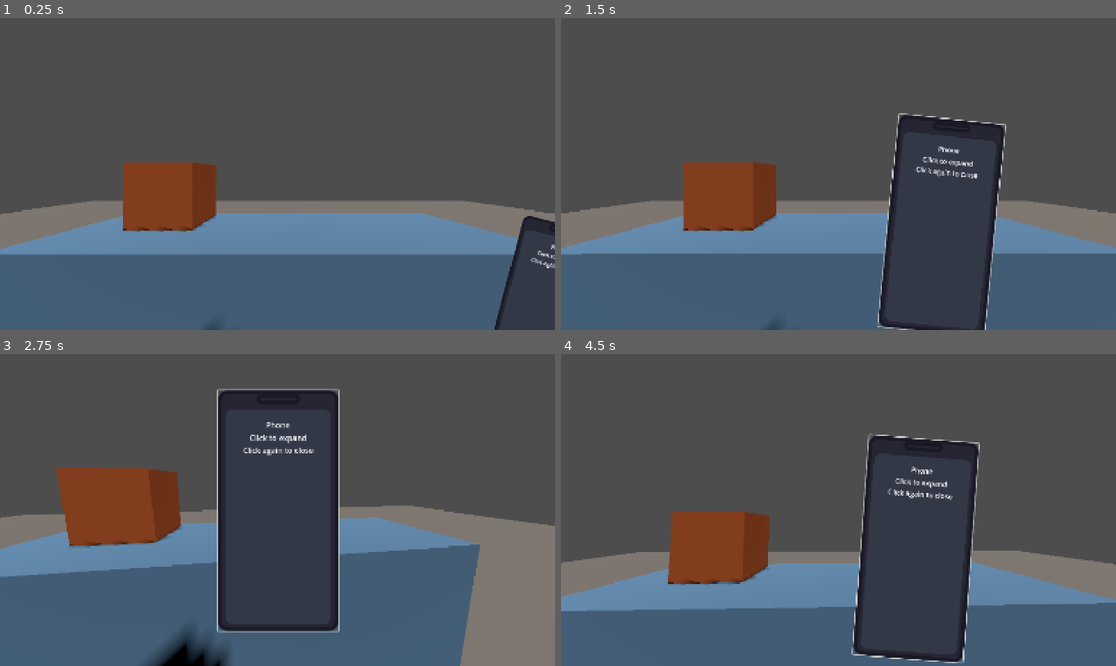
Above: before the commit, frames 1-4 (two rows, left to right).
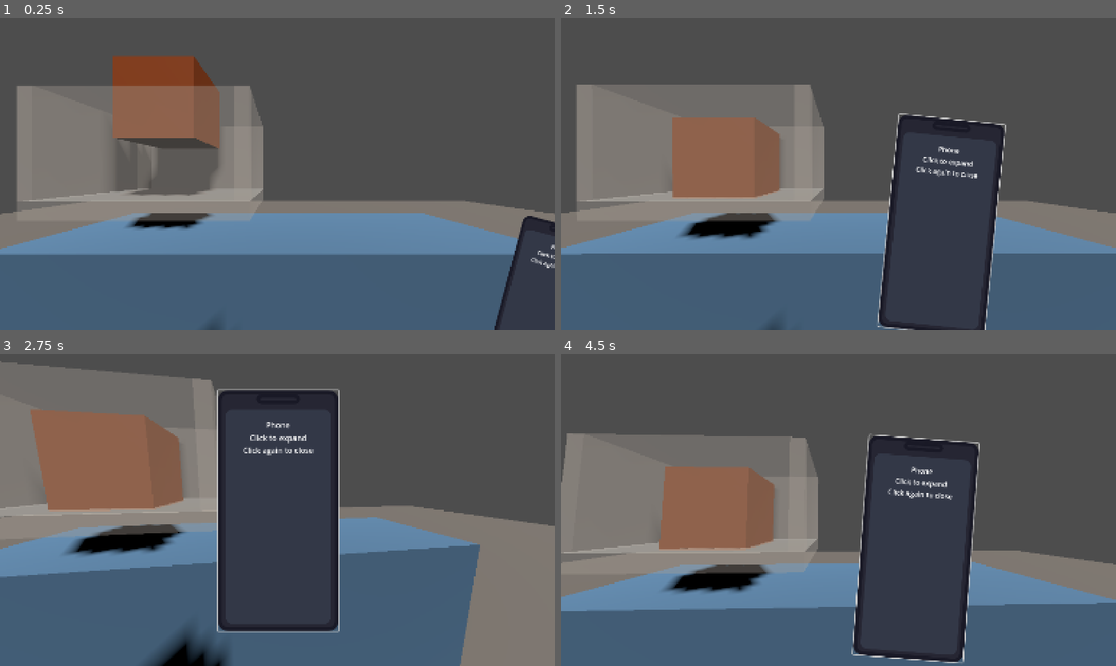
Above: after the commit, the same moments.

Repository: Filkspline/LastShift
Game: Godot game, scene res://scenes/testmain.tscn
The game is run twice, just before and just after one commit, with the same random seed, the same clock (stepped at 60 frames per second) and the same inputs.
Inputs (mouse positions are in pixels of both pictures, inside the frame that each line leads up to):
- Up to frame 1 (0.25 s): no input
- Up to frame 2 (1.5 s): click (1104, 305) at 0.5 s; click (838, 174) at 1.25 s
- Up to frame 3 (2.75 s): click (543, 641) at 2 s
- Up to frame 4 (4.5 s): tap Enter at 2.75, 3.5, 4.25 s; move the mouse to (960, 494) at 2.77 s; click (960, 494) at 2.92 s; drag from (727, 525) to (810, 572) at 3.52 s; move the mouse to (894, 441) at 4.27 s; click (894, 441) at 4.42 s

The runs differ from the first frame. In frame 1, 18% of the frame differs, in the area x 3-48%, y 12-69%; in frame 2, 19%; in frame 3, 20%, in the area x 0-40%, y 2-65%; in frame 4, 20%.

Commit message:
added the basket and made the box rotate correctly

Diff:
--- /dev/null
+++ b/last-shift-ver-1/scenes/grocery_basket.tscn
@@ -0,0 +1,69 @@
+[gd_scene load_steps=7 format=3 uid="uid://bawe2n6bmgohk"]
+
+[sub_resource type="BoxMesh" id="BoxMesh_base"]
+size = Vector3(1.2, 0.1, 0.9)
+
+[sub_resource type="StandardMaterial3D" id="StandardMaterial3D_efrvw"]
+transparency = 1
+albedo_color = Color(1, 1, 1, 0.39215687)
+
+[sub_resource type="BoxMesh" id="BoxMesh_side"]
+size = Vector3(0.08, 0.6, 0.9)
+
+[sub_resource type="BoxMesh" id="BoxMesh_front_back"]
+size = Vector3(1.2, 0.6, 0.08)
+
+[sub_resource type="BoxShape3D" id="BoxShape3D_base"]
+size = Vector3(1.2, 0.1, 0.9)
+
+[sub_resource type="BoxShape3D" id="BoxShape3D_walls"]
+size = Vector3(0.08, 0.6, 0.9)
+
+[node name="GroceryBasket" type="StaticBody3D"]
+collision_layer = 2
+collision_mask = 0
+
+[node name="BasketMesh" type="Node3D" parent="."]
+
+[node name="Base" type="MeshInstance3D" parent="BasketMesh"]
+mesh = SubResource("BoxMesh_base")
+surface_material_override/0 = SubResource("StandardMaterial3D_efrvw")
+
+[node name="LeftSide" type="MeshInstance3D" parent="BasketMesh"]
+transform = Transform3D(1, 0, 0, 0, 1, 0, 0, 0, 1, -0.56, 0.35, 0)
+mesh = SubResource("BoxMesh_side")
+surface_material_override/0 = SubResource("StandardMaterial3D_efrvw")
+
+[node name="RightSide" type="MeshInstance3D" parent="BasketMesh"]
+transform = Transform3D(1, 0, 0, 0, 1, 0, 0, 0, 1, 0.56, 0.35, 0)
+mesh = SubResource("BoxMesh_side")
+surface_material_override/0 = SubResource("StandardMaterial3D_efrvw")
+
+[node name="FrontSide" type="MeshInstance3D" parent="BasketMesh"]
+transform = Transform3D(1, 0, 0, 0, 1, 0, 0, 0, 1, 0, 0.35, 0.41)
+mesh = SubResource("BoxMesh_front_back")
+surface_material_override/0 = SubResource("StandardMaterial3D_efrvw")
+
+[node name="BackSide" type="MeshInstance3D" parent="BasketMesh"]
+transform = Transform3D(1, 0, 0, 0, 1, 0, 0, 0, 1, 0, 0.35, -0.41)
+mesh = SubResource("BoxMesh_front_back")
+surface_material_override/0 = SubResource("StandardMaterial3D_efrvw")
+
+[node name="BaseCollision" type="CollisionShape3D" parent="."]
+shape = SubResource("BoxShape3D_base")
+
+[node name="LeftWallCollision" type="CollisionShape3D" parent="."]
+transform = Transform3D(1, 0, 0, 0, 1, 0, 0, 0, 1, -0.56, 0.35, 0)
+shape = SubResource("BoxShape3D_walls")
+
+[node name="RightWallCollision" type="CollisionShape3D" parent="."]
+transform = Transform3D(1, 0, 0, 0, 1, 0, 0, 0, 1, 0.56, 0.35, 0)
+shape = SubResource("BoxShape3D_walls")
+
+[node name="FrontWallCollision" type="CollisionShape3D" parent="."]
+transform = Transform3D(-4.371139e-08, 0, -1, 0, 1, 0, 1, 0, -4.371139e-08, 0, 0.35, 0.41)
+shape = SubResource("BoxShape3D_walls")
+
+[node name="BackWallCollision" type="CollisionShape3D" parent="."]
+transform = Transform3D(-4.371139e-08, 0, -1, 0, 1, 0, 1, 0, -4.371139e-08, 0, 0.35, -0.41)
+shape = SubResource("BoxShape3D_walls")
--- a/last-shift-ver-1/scenes/grocery_item.tscn
+++ b/last-shift-ver-1/scenes/grocery_item.tscn
@@ -13,13 +13,13 @@
 roughness = 0.7
 
 [node name="GroceryItem" type="RigidBody3D"]
+collision_layer = 13
+collision_mask = 71
 axis_lock_linear_z = true
 axis_lock_angular_x = true
 axis_lock_angular_y = true
-axis_lock_angular_z = true
 mass = 0.5
 gravity_scale = 2.0
-lock_rotation = true
 freeze_mode = 1
 script = ExtResource("1_tyffc")
 
--- a/last-shift-ver-1/scenes/testmain.tscn
+++ b/last-shift-ver-1/scenes/testmain.tscn
@@ -1,8 +1,9 @@
-[gd_scene load_steps=10 format=3 uid="uid://dlv8elkpu8sdj"]
+[gd_scene load_steps=11 format=3 uid="uid://dlv8elkpu8sdj"]
 
 [ext_resource type="Script" uid="uid://rk66aj3cs77e" path="res://scripts/camera_look.gd" id="1_camera"]
 [ext_resource type="PackedScene" uid="uid://cqht8mqfh4ojg" path="res://scenes/phone.tscn" id="2_u7vp4"]
 [ext_resource type="PackedScene" uid="uid://dga6olju0chdd" path="res://scenes/grocery_item.tscn" id="3_8cljg"]
+[ext_resource type="PackedScene" uid="uid://bawe2n6bmgohk" path="res://scenes/grocery_basket.tscn" id="4_mlspm"]
 
 [sub_resource type="PlaneMesh" id="PlaneMesh_1"]
 size = Vector2(20, 20)
@@ -71,4 +72,9 @@
 [node name="Phone" parent="." instance=ExtResource("2_u7vp4")]
 
 [node name="GroceryItem" parent="." instance=ExtResource("3_8cljg")]
-transform = Transform3D(1, 0, 0, 0, 1, 0, 0, 0, 1, -0.8679347, 1.4255445, -1.5892082)
+transform = Transform3D(1, 0, 0, 0, 1, 0, 0, 0, 1, -0.76905155, 2.4386106, -1.3911539)
+
+[node name="GroceryBasket" parent="." instance=ExtResource("4_mlspm")]
+transform = Transform3D(1, 0, 0, 0, 1, 0, 0, 0, 1, -0.7475903, 1.210836, -1.4079471)
+collision_layer = 3
+collision_mask = 3
--- a/last-shift-ver-1/scripts/grocery_item.gd
+++ b/last-shift-ver-1/scripts/grocery_item.gd
@@ -5,6 +5,7 @@
 @export var drag_strength: float = 6.0   # How strongly item follows mouse
 @export var line_break_distance: float = 1.5  # Maximum distance before line breaks
 @export var damping: float = 0.2  # Lower = more momentum
+@export var rotation_damping: float = 0.5  # Damping for angular velocity
 
 # State
 var is_dragging: bool = false
@@ -32,7 +33,11 @@
 
 	# Set damping for momentum feel
 	linear_damp = damping
-	angular_damp = 1.0
+	angular_damp = rotation_damping
+
+	# Set center of mass slightly lower for better tipping physics
+	center_of_mass_mode = RigidBody3D.CENTER_OF_MASS_MODE_CUSTOM
+	center_of_mass = Vector3(0, -0.1, 0)  # Slightly below center
 
 func setup_line():
 	var line_node = $Line3D
@@ -66,6 +71,10 @@
 
 				var space_state = get_world_3d().direct_space_state
 				var query = PhysicsRayQueryParameters3D.create(from, to)
+
+				# Only check collision layer 3 (bit 2) - grocery items only
+				query.collision_mask = 4  # Binary: 0100 = Layer 3
+
 				var result = space_state.intersect_ray(query)
 
 				if result and result.collider == self:
@@ -77,15 +86,17 @@
 	is_dragging = true
 	gravity_scale = 0.0
 	# Don't zero velocity - let it keep momentum
-	angular_velocity = Vector3.ZERO
+	# Keep angular velocity for more dynamic feel
 	last_position = global_position
 	linear_damp = damping * 2.0  # Slightly more damping while dragging
+	angular_damp = rotation_damping * 3.0  # More rotation damping while dragging
 	print("Started dragging item")
 
 func stop_drag():
 	is_dragging = false
 	gravity_scale = 2.0
 	linear_damp = damping  # Back to normal damping
+	angular_damp = rotation_damping  # Back to normal rotation damping
 	print("Stopped dragging item")
 
 func _physics_process(delta):
@@ -151,12 +162,17 @@
 	line_mesh.clear_surfaces()
 
 	if is_dragging:
+		var line_node = $Line3D
+
 		# Update line position to follow item
-		$Line3D.global_position = global_position
-
-		# Draw thicker line using triangles instead of primitive lines
+		line_node.global_position = global_position
+
+		# Reset rotation to identity so line doesn't rotate with object
+		line_node.global_rotation = Vector3.ZERO
+
+		# Draw thicker line using triangles - now in global space
 		var start = Vector3.ZERO
-		var end = to_local(mouse_world_position)
+		var end = mouse_world_position - global_position
 		var thickness = 0.03
 
 		# Calculate perpendicular vector for thickness
